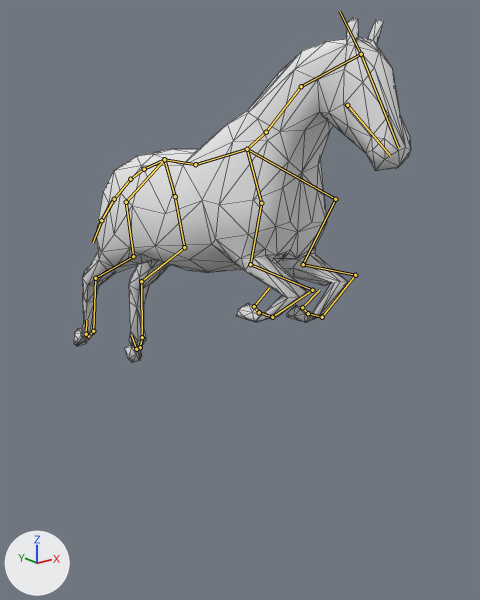
Renders of the Blender file Assets/Models/horse_rigged.blend from each side of a commit.
One viewpoint serves both versions: a 50 mm lens placed at (-11.2, -15.38, 9.25), pointed at (0.56, -0.68, 3.36). Every picture has the same lights, and +X, +Y and +Z are marked at lower left. Both versions are drawn at frame 15 of the action 'JumpLeft'; the numbers are the values there. The bones that bend it are drawn over the model as lines. Mesh edges are drawn as thin lines.
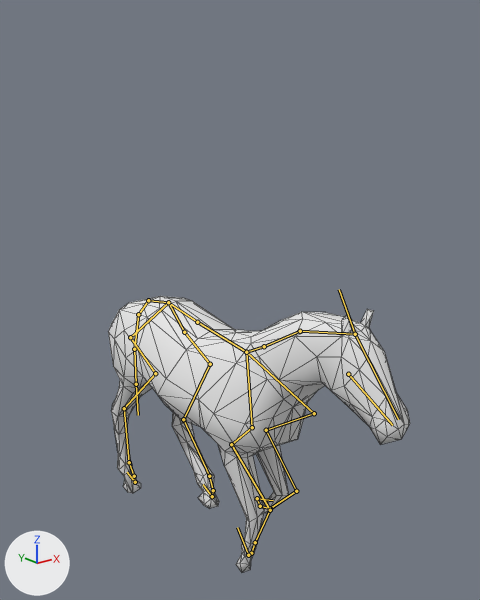
Commit message: jump ani WIP

Boxes (x1, y1, x2, y2) around the edits, measured in the pictures (480 x 600 px):
'Cube', posed (10% narrower, 20% shorter): before (74, 18, 411, 363); after (108, 296, 410, 573)
bone 'HalswirbelUnten', root to tip: before (247, 149) to (266, 132); after (246, 352) to (264, 346)
bone 'HalswirbelMitte', root to tip: before (266, 132) to (301, 86); after (264, 346) to (300, 331)
bone 'HalswirbelOben', root to tip: before (301, 86) to (361, 54); after (300, 331) to (355, 334)
bone 'Kopf', root to tip: before (361, 54) to (398, 147); after (355, 334) to (398, 419)
bone 'Rückenwirbel1', root to tip: before (247, 149) to (195, 164); after (246, 352) to (197, 322)
bone 'Rückenwirbel2', root to tip: before (195, 164) to (164, 159); after (197, 322) to (168, 302)
bone 'Schweifwirbel1', root to tip: before (144, 169) to (130, 179); after (148, 300) to (138, 314)
bone 'Bone.008', root to tip: before (164, 159) to (175, 196); after (168, 302) to (184, 332)
bone 'Hüfte.L', root to tip: before (175, 196) to (184, 247); after (184, 332) to (210, 364)
bone 'Oberschenkel.L', root to tip: before (184, 247) to (141, 281); after (210, 364) to (183, 419)
bone 'Unterschenkel.L', root to tip: before (141, 281) to (142, 337); after (183, 419) to (209, 476)
bone 'FesselHinten.L', root to tip: before (142, 337) to (140, 347); after (209, 476) to (213, 490)
bone 'Bone.009', root to tip: before (164, 159) to (126, 202); after (168, 302) to (130, 337)
bone 'Hüfte.R', root to tip: before (126, 202) to (133, 256); after (130, 337) to (155, 373)
bone 'Oberschenkel.R', root to tip: before (133, 256) to (95, 278); after (155, 373) to (124, 408)
bone 'Unterschenkel.R', root to tip: before (95, 278) to (93, 331); after (124, 408) to (129, 462)
bone 'FesselHinten.R', root to tip: before (93, 331) to (88, 336); after (129, 462) to (134, 476)
bone 'Schulter.L', root to tip: before (247, 149) to (335, 199); after (246, 352) to (314, 413)
bone 'Oberarm.L', root to tip: before (335, 199) to (303, 264); after (314, 413) to (266, 430)
bone 'Elle.L', root to tip: before (303, 264) to (355, 275); after (266, 430) to (296, 491)
bone 'Röhrbein.L', root to tip: before (355, 275) to (322, 317); after (296, 491) to (270, 508)
bone 'FesselVorne.L', root to tip: before (322, 317) to (308, 313); after (270, 508) to (260, 506)
bone 'HufVorne.L', root to tip: before (308, 313) to (302, 307); after (260, 506) to (257, 498)
bone 'Schulter.R', root to tip: before (247, 149) to (261, 203); after (246, 352) to (252, 427)
bone 'Oberarm.R', root to tip: before (261, 203) to (250, 264); after (252, 427) to (231, 444)
bone 'Elle.R', root to tip: before (250, 264) to (312, 290); after (231, 444) to (270, 510)
bone 'Röhrbein.R', root to tip: before (312, 290) to (272, 317); after (270, 510) to (255, 542)
bone 'FesselVorne.R', root to tip: before (272, 317) to (259, 312); after (255, 542) to (251, 553)
bone 'HufVorne.R', root to tip: before (259, 312) to (254, 306); after (251, 553) to (248, 555)

The change in detail:
Bone 'Root' (bone_root) moves from (0.0, 5.82, 0.48) to (0.0, 0.16, 0.01).
Bone 'HalswirbelUnten' (bone_halswirbelunten) turns from (0, 0, 0) to (4, 0, 0) degrees about its own x, y and z.
Bone 'HalswirbelMitte' (bone_halswirbelmitte) turns from (0, 0, 0) to (7, 0, 0) degrees about its own x, y and z.
Bone 'HalswirbelOben' (bone_halswirbeloben) turns from (0, 0, 0) to (-4, 0, 0) degrees about its own x, y and z.
Bone 'Kopf' (bone_kopf) turns from (0, 0, 0) to (-15, 0, 0) degrees about its own x, y and z.
Bone 'Rückenwirbel1' (bone_rückenwirbel1) turns from (-20, 0, 0) to (0, 0, 0) degrees about its own x, y and z.
Bone 'Rückenwirbel2' (bone_rückenwirbel2) turns from (13, 0, 0) to (0, 0, 0) degrees about its own x, y and z.
Bone 'Schweifwirbel1' (bone_schweifwirbel1) turns from (27, 0, 0) to (0, 0, 0) degrees about its own x, y and z.
Bone 'Bone.008' (bone_bone_008) turns from (5, -3, 3) to (7, -7, -14) degrees about its own x, y and z.
Bone 'Hüfte.L' (bone_hüfte_l) turns from (-12, 4, 44) to (-1, -4, -2) degrees about its own x, y and z.
Bone 'Oberschenkel.L' (bone_oberschenkel_l) turns from (-26, 3, 5) to (5, 0, 3) degrees about its own x, y and z.
Bone 'Unterschenkel.L' (bone_unterschenkel_l) turns from (-12, 0, 2) to (-40, 1, 1) degrees about its own x, y and z.
Bone 'FesselHinten.L' (bone_fesselhinten_l) turns from (54, 2, -4) to (56, -2, -3) degrees about its own x, y and z.
Bone 'Bone.009' (bone_bone_009) turns from (7, 0, -1) to (7, 3, 2) degrees about its own x, y and z.
Bone 'Hüfte.R' (bone_hüfte_r) turns from (-12, -2, -38) to (2, 4, 9) degrees about its own x, y and z.
Bone 'Oberschenkel.R' (bone_oberschenkel_r) turns from (-11, -2, -5) to (17, 0, -4) degrees about its own x, y and z.
Bone 'Unterschenkel.R' (bone_unterschenkel_r) turns from (-8, 0, -3) to (-4, 0, -2) degrees about its own x, y and z.
Bone 'FesselHinten.R' (bone_fesselhinten_r) turns from (71, -2, 3) to (-2, 0, -2) degrees about its own x, y and z.
Bone 'Schulter.L' (bone_schulter_l) turns from (4, 0, -4) to (-7, 5, 6) degrees about its own x, y and z.
Bone 'Oberarm.L' (bone_oberarm_l) turns from (-15, 4, 2) to (4, -2, -1) degrees about its own x, y and z.
Bone 'Elle.L' (bone_elle_l) turns from (-53, 5, -1) to (-46, 4, -2) degrees about its own x, y and z.
Bone 'Röhrbein.L' (bone_röhrbein_l) turns from (98, 0, 0) to (60, 0, 0) degrees about its own x, y and z.
Bone 'FesselVorne.L' (bone_fesselvorne_l) turns from (98, 0, 0) to (79, 0, 0) degrees about its own x, y and z.
Bone 'HufVorne.L' (bone_hufvorne_l) turns from (4, 0, 0) to (41, 0, 0) degrees about its own x, y and z.
Bone 'Schulter.R' (bone_schulter_r) turns from (7, 6, 8) to (7, -3, 2) degrees about its own x, y and z.
Bone 'Oberarm.R' (bone_oberarm_r) turns from (-2, 0, 2) to (11, -1, -6) degrees about its own x, y and z.
Bone 'Elle.R' (bone_elle_r) turns from (-48, -4, 2) to (-26, -2, -2) degrees about its own x, y and z.
Bone 'Röhrbein.R' (bone_röhrbein_r) turns from (101, 0, 0) to (31, 0, 0) degrees about its own x, y and z.
Bone 'FesselVorne.R' (bone_fesselvorne_r) turns from (86, -1, 0) to (46, -1, 0) degrees about its own x, y and z.
Bone 'HufVorne.R' (bone_hufvorne_r) turns from (1, 0, 0) to (-9, 0, 1) degrees about its own x, y and z.
